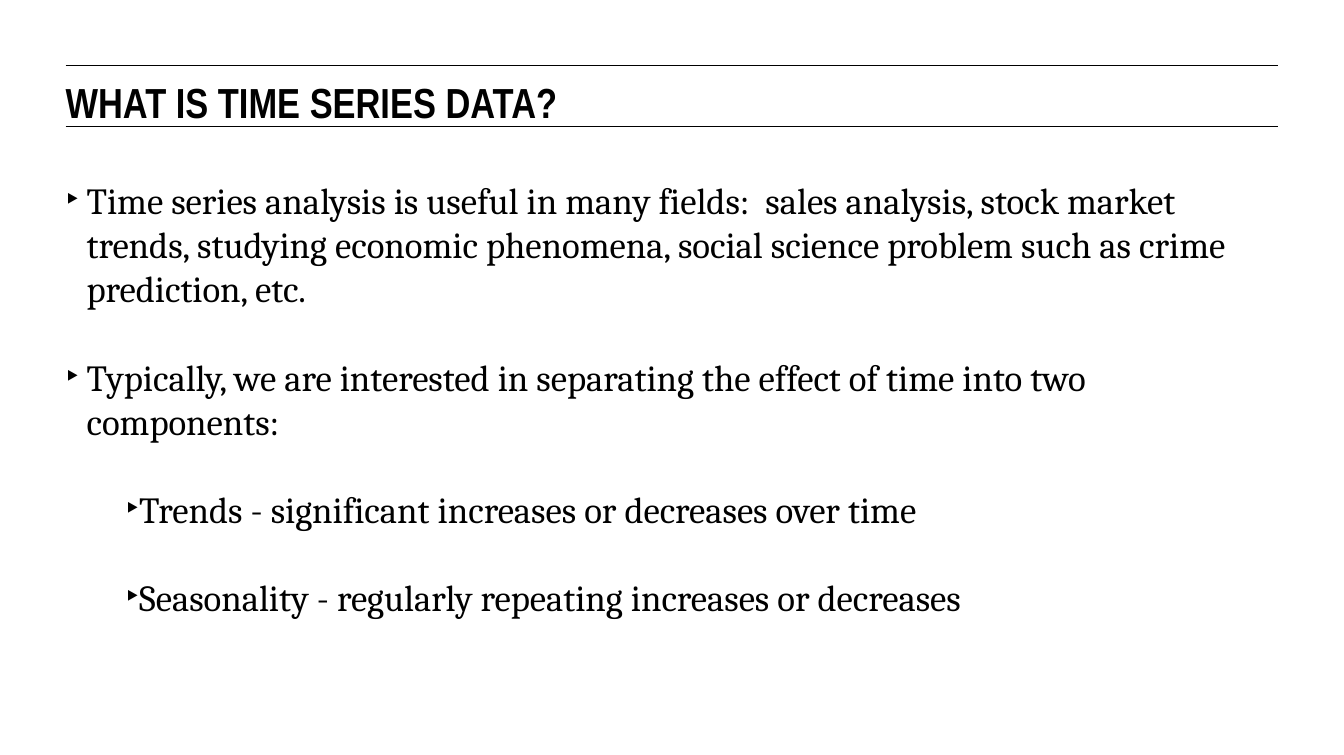
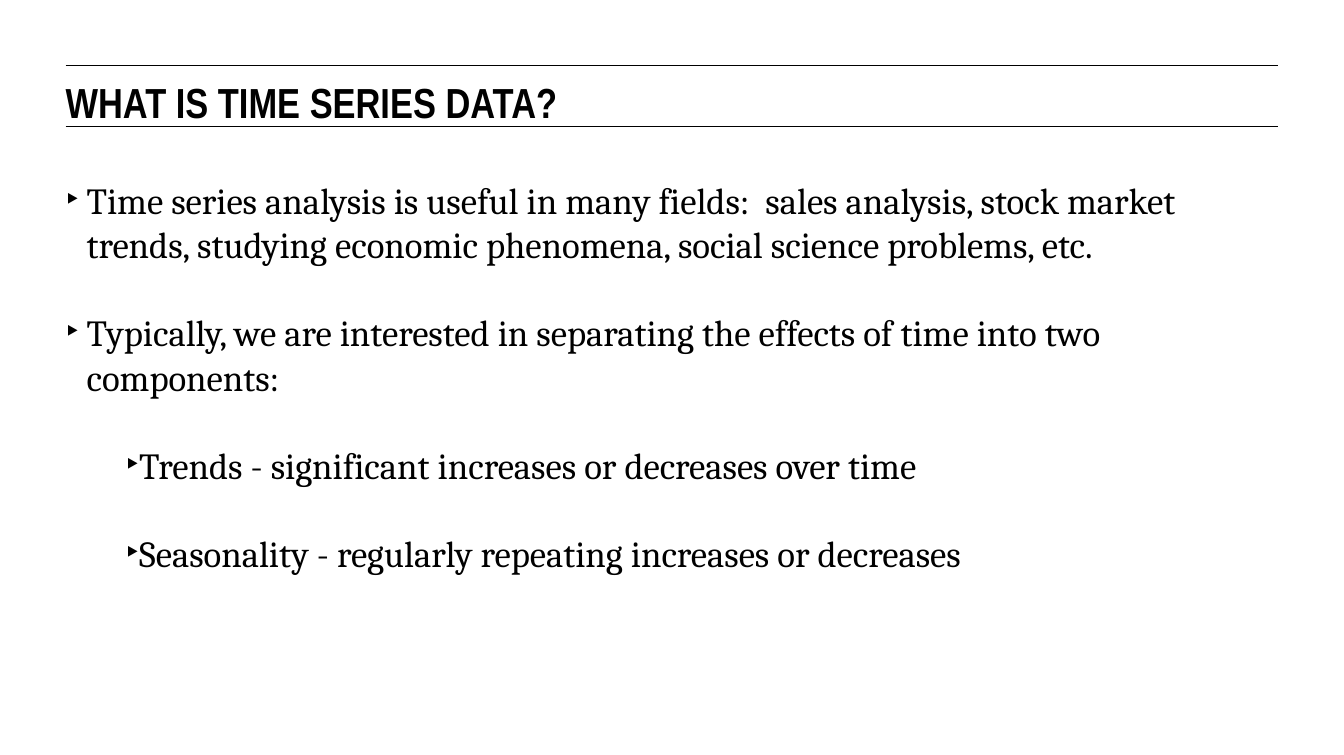
Before and after one commit to eflautt/ga-data-science, a slide deck: slide 16 of lessons/lesson-15/15-time-series-analysis.pptx. Drawn at 1344x755 pixels with LibreOffice and Linux fonts; fonts in the diff are those of the drawing. Boxes give left, top, right and bottom in pixels: in the first picture for what was removed or moved away, otherwise in the second. Text is boxed around its words. In the diff, an @@ line names an element or a change of style, - is before the commit and + after.

```diff
--- a/lessons/lesson-15/15-time-series-analysis.pptx
+++ b/lessons/lesson-15/15-time-series-analysis.pptx
@@ text at (x1=87, y1=188, x2=1175, y2=399): text changed @@
-‣ Time series analysis is useful in many fields: sales analysis, stock market trends, studying economic phenomena, social science problem such as crime prediction, etc.
-‣ Typically, we are interested in separating the effect of time into two components:
+‣ Time series analysis is useful in many fields: sales analysis, stock market trends, studying economic phenomena, social science problems, etc.
+‣ Typically, we are interested in separating the effects of time into two components:
```
Also in this commit, not shown: 24 other slides changed, 1 slide added.
